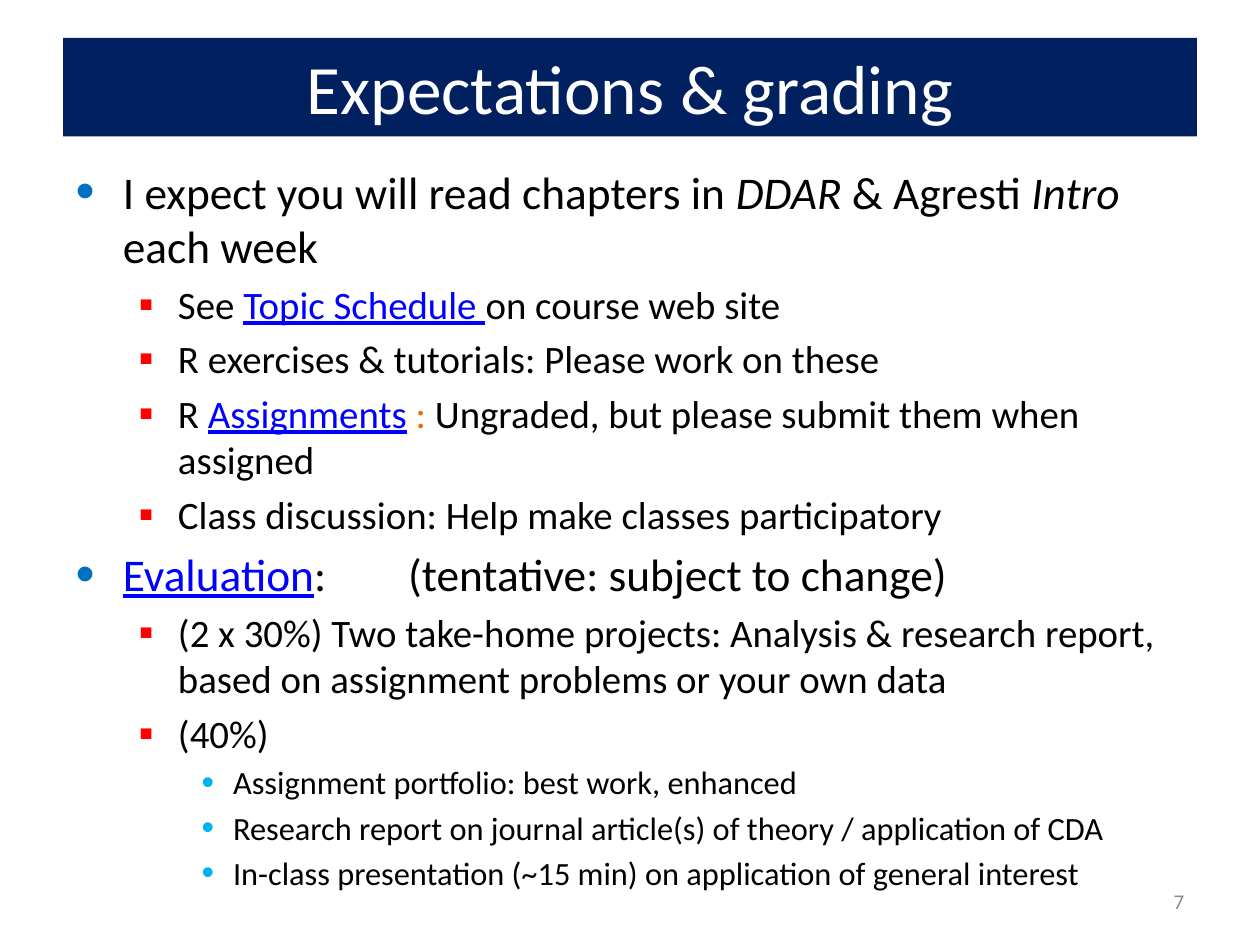
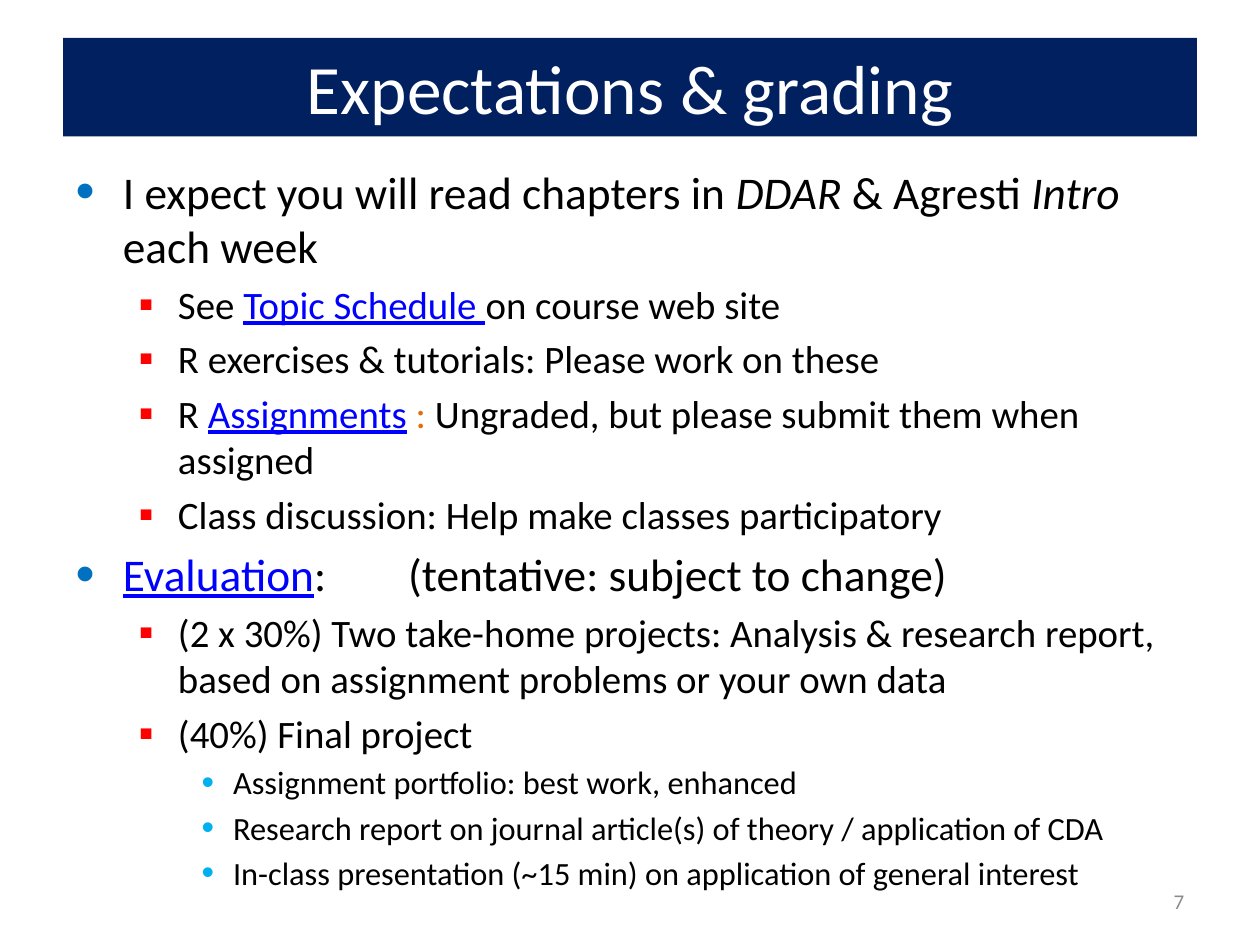
Before and after one commit to friendly/psy6136, a slide deck: slide 7 of docs/lectures/01-Overview.pptx. Drawn at 1260x945 pixels with LibreOffice and Linux fonts; fonts in the diff are those of the drawing. Boxes give left, top, right and bottom in pixels: in the first picture for what was removed or moved away, otherwise in the second. Text is boxed around its words. In the diff, an @@ line names an element or a change of style, - is before the commit and + after.

```diff
--- a/docs/lectures/01-Overview.pptx
+++ b/docs/lectures/01-Overview.pptx
@@ text at (178,719,473,755): text changed @@
-  ▪ (40%)
+  ▪ (40%) Final project
```
Also in this commit, not shown: 22 other slides changed, 2 slides added, 16 other files.
